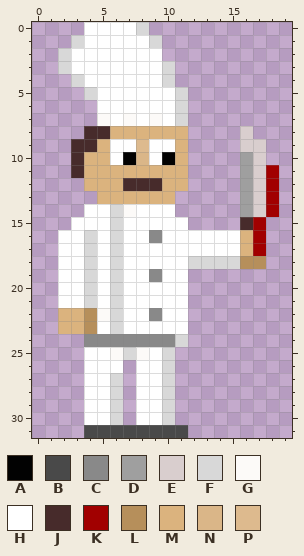
Pixel-art sprite -- assets/images/player/ghost.png. Above, as it was before the edit.
The file is 20x32 pixels. Colours within 5 levels of each other are drawn and written as one.
Palette (. is transparent): A #020202  B #494949  C #898989  D #9f9f9f  E #d9cece  F #d8d8d8  G #fcfaf8  H #ffffff  J #472b2b  K #a10000  L #b68f5b  M #dbb37e  N #dab688  P #ddba8e
Pixels before, first column x 2:
 0 ..HHHHF..........
 1 .FHHHHHF.........
 2 FHHHHHHH.........
 3 FHHHHHHHF........
 4 .FHHHHHHF........
 5 ..FHHHHHHF.......
 6 ...HHHHHHF.......
 7 ...GHGHGHF.......
 8 ..JJMMMMMM....E..
 9 .JJMHHPHHM....EE.
10 .JMMHANHAM....DE.
11 .JMMMMMMMM....DEK
12 ..MMMJJJMM....DEK
13 ...MMMMMM.....DEK
14 ..HHFGHHH.....DEK
15 .HHHFHHHHH....JK.
16 HHFHFHHCHHHHHHMK.
17 HHFHFHHHHHHHHHMK.
18 HHFHFHHHHHFFFFLL.
19 HHFHFHHCHH.......
20 HHFHFHHHHH.......
21 HHFHFHHHHH.......
22 MMLGFHHCHH.......
23 MMLHFHHHHH.......
24 ..CCCCCCCF.......
25 ..HHGFGHF........
26 ..HHH.HHF........
27 ..HHF.HHF........
28 ..HHF.HHF........
29 ..HHF.HHF........
30 ..HHF.HHF........
31 ..BBBBBBBB.......
Now the later version:
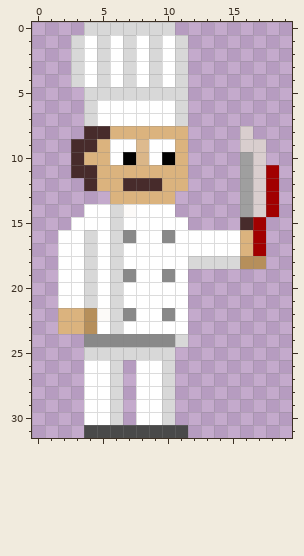
The edit:
{"y":0,"x":4,"old":"HHHH","new":"FFFF"}
{"y":0,"x":9,"old":"..","new":"FF"}
{"y":1,"x":5,"old":"H","new":"F"}
{"y":1,"x":7,"old":"H","new":"F"}
{"y":1,"x":10,"old":"..","new":"HF"}
{"y":2,"x":2,"old":"FH","new":".F"}
{"y":2,"x":5,"old":"H","new":"F"}
{"y":2,"x":7,"old":"H","new":"F"}
{"y":2,"x":9,"old":"H..","new":"FHF"}
{"y":3,"x":2,"old":"FH","new":".F"}
{"y":3,"x":5,"old":"H","new":"F"}
{"y":3,"x":7,"old":"H","new":"F"}
{"y":3,"x":9,"old":"HF.","new":"FHF"}
{"y":4,"x":5,"old":"H","new":"F"}
{"y":4,"x":7,"old":"H","new":"F"}
{"y":4,"x":9,"old":"HF.","new":"FHF"}
{"y":5,"x":5,"old":"HHHHHH","new":"FFFFFF"}
{"y":6,"x":4,"old":".","new":"F"}
{"y":7,"x":4,"old":".G","new":"FH"}
{"y":7,"x":7,"old":"G","new":"H"}
{"y":7,"x":9,"old":"G","new":"H"}
{"y":11,"x":4,"old":"M","new":"J"}
{"y":12,"x":4,"old":"M","new":"J"}
{"y":13,"x":5,"old":"M","new":"."}
{"y":16,"x":7,"old":"H","new":"C"}
{"y":16,"x":9,"old":"CH","new":"HC"}
{"y":19,"x":7,"old":"H","new":"C"}
{"y":19,"x":9,"old":"CH","new":"HC"}
{"y":22,"x":7,"old":"H","new":"C"}
{"y":22,"x":9,"old":"CH","new":"HC"}
{"y":25,"x":4,"old":"HHG","new":"FFF"}
{"y":25,"x":8,"old":"GH","new":"FF"}
{"y":26,"x":6,"old":"H","new":"F"}
{"label":"changed","picture_box":[58,22,188,373]}
